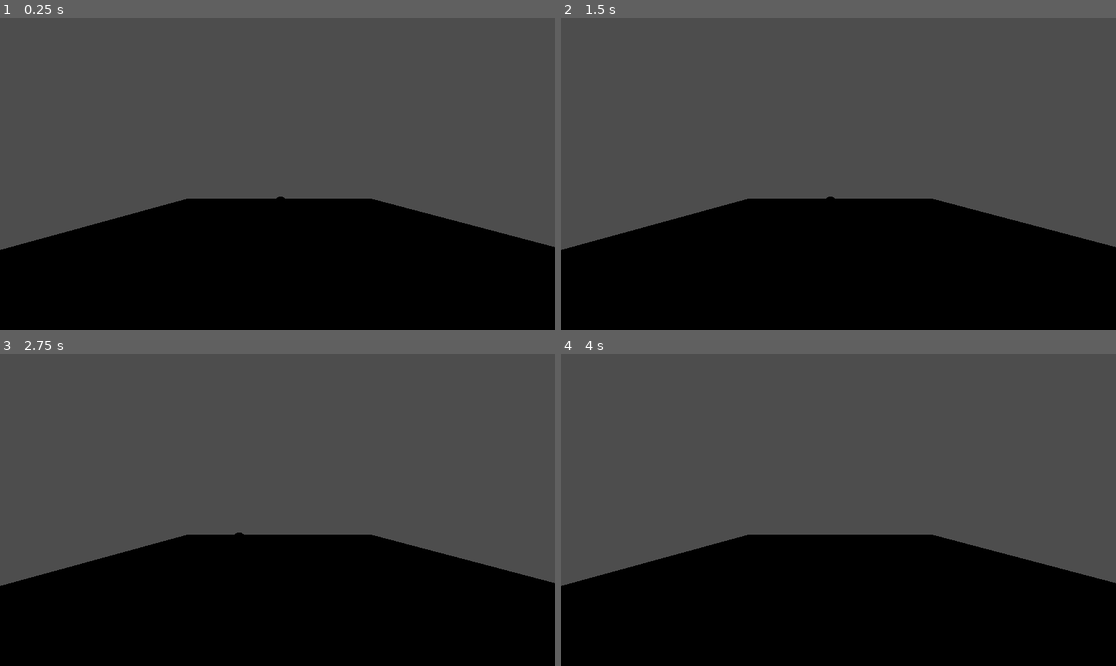
Above: before the commit, frames 1-4 (two rows, left to right).
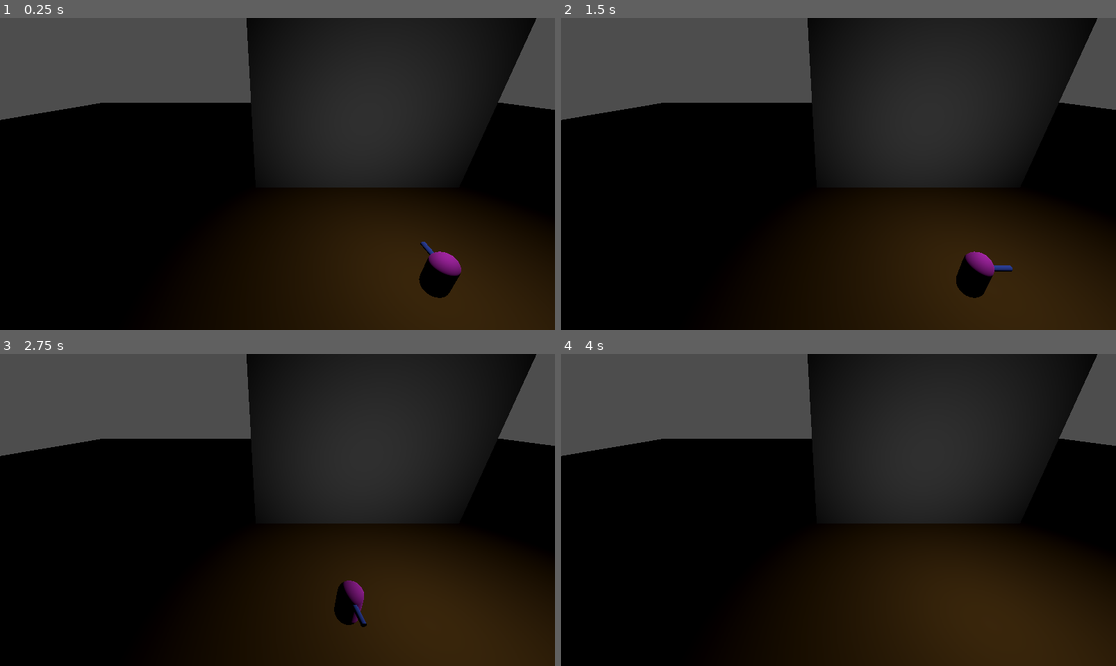
Above: after the commit, the same moments.

Repository: HuskyGameDev/2024f-team14
Game: Godot game, scene res://test_level.tscn
Two runs of this game, one before a commit and one after it. Both use one fixed random seed, a clock stepped at 60 frames per second and the inputs below. This scene is started directly instead of the project's main scene.
Inputs:
- Up to frame 1 (0.25 s): no input
- Up to frame 2 (1.5 s): tap Enter at 0.5 s; hold D (turn_right) 0.53-1.28 s; hold S (move_backwards) from 1.28 s (still down)
- Up to frame 3 (2.75 s): release S (move_backwards) at 2.03 s; hold D (turn_right) from 2.03 s (still down)
- Up to frame 4 (4 s): release D (turn_right) at 2.78 s; hold W (move_forwards) 2.78-3.53 s; tap Space at 3.5 s; hold A (turn_left) from 3.53 s (still down)

The runs differ from the first frame. In frame 1, 68% of the frame differs, in the area x 0-100%, y 0-100%; in frame 2, 68%; in frame 3, 68%; in frame 4, 68%.

Commit message:
cleaned up movement, added gravity, and working on test level

Diff:
--- a/houghton--outbreak/scripts/test_player.gd
+++ b/houghton--outbreak/scripts/test_player.gd
@@ -3,6 +3,7 @@
 const FORWARD_SPEED = 7.5
 const BACKWARD_SPEED = 5
 const TURNING_SPEED = 0.035
+const GRAVITY_CONSTANT = 100
 
 var input = Vector3.ZERO
 
@@ -10,34 +11,45 @@
 	pass
 
 func _physics_process(delta: float) -> void:
-	if Input.is_action_pressed("move_forwards") and Input.is_action_pressed("move_backards"):
+	character_movement(delta)
+
+func character_movement(delta: float):
+	if Input.is_action_pressed("move_forwards") and Input.is_action_pressed("move_backwards"):
 		velocity.x = 0
 		velocity.z = 0
+		velocity.y -= delta*GRAVITY_CONSTANT
 
 	elif Input.is_action_pressed("move_forwards"):
 		var forwardVector = -Vector3.FORWARD.rotated(Vector3.UP, rotation.y)
 		velocity = -forwardVector * FORWARD_SPEED
+		velocity.y -= delta*GRAVITY_CONSTANT
 
 	elif Input.is_action_pressed("move_backwards"):
 		var backwardVector = Vector3.FORWARD.rotated(Vector3.UP, rotation.y)
 		velocity = -backwardVector * BACKWARD_SPEED
+		velocity.y -= delta*GRAVITY_CONSTANT
 
 	else:
 		velocity.x = 0
 		velocity.z = 0
+		velocity.y -= delta*GRAVITY_CONSTANT
 
 	# If moving back while turning left, turn right
 	if Input.is_action_pressed("turn_left") and Input.is_action_pressed("move_backwards"):
 		rotation.y -= input.y + TURNING_SPEED
+		velocity.y -= delta*GRAVITY_CONSTANT
 
 	elif Input.is_action_pressed("turn_left"):
 		rotation.y += input.y + TURNING_SPEED
+		velocity.y -= delta*GRAVITY_CONSTANT
 
 	# If moving back while turning right, turn left
 	if Input.is_action_pressed("turn_right") and Input.is_action_pressed("move_backwards"):
 		rotation.y += input.y + TURNING_SPEED
+		velocity.y -= delta*GRAVITY_CONSTANT
 
 	elif Input.is_action_pressed("turn_right"):
 		rotation.y -= input.y + TURNING_SPEED
+		velocity.y -= delta*GRAVITY_CONSTANT
 
 	move_and_slide()
--- a/houghton--outbreak/test_level.tscn
+++ b/houghton--outbreak/test_level.tscn
@@ -1,31 +1,34 @@
-[gd_scene load_steps=5 format=3 uid="uid://dwpsls5jnk4qd"]
+[gd_scene load_steps=3 format=3 uid="uid://dwpsls5jnk4qd"]
 
 [ext_resource type="PackedScene" uid="uid://djmqij828p3ey" path="res://assets/test_player.tscn" id="1_w5piq"]
 
-[sub_resource type="BoxShape3D" id="BoxShape3D_uv3q2"]
-size = Vector3(30, 1, 30)
-
-[sub_resource type="StandardMaterial3D" id="StandardMaterial3D_tjx8p"]
-albedo_color = Color(0.686275, 0.286275, 0.211765, 1)
-
-[sub_resource type="BoxMesh" id="BoxMesh_e3fbp"]
-material = SubResource("StandardMaterial3D_tjx8p")
-size = Vector3(30, 1, 30)
+[sub_resource type="StandardMaterial3D" id="StandardMaterial3D_5jyhb"]
+albedo_color = Color(0.482939, 0.326935, 0.0905248, 1)
 
 [node name="test level" type="Node3D"]
-
-[node name="floor" type="StaticBody3D" parent="."]
-transform = Transform3D(1, 0, 0, 0, 1, 0, 0, 0, 1, 0, 0.5, 0)
-
-[node name="CollisionShape3D" type="CollisionShape3D" parent="floor"]
-shape = SubResource("BoxShape3D_uv3q2")
-
-[node name="MeshInstance3D" type="MeshInstance3D" parent="floor"]
-mesh = SubResource("BoxMesh_e3fbp")
-skeleton = NodePath("")
 
 [node name="test player" parent="." instance=ExtResource("1_w5piq")]
 transform = Transform3D(1, 0, 0, 0, 1, 0, 0, 0, 1, 0, 2, 0)
 
 [node name="Camera3D" type="Camera3D" parent="."]
-transform = Transform3D(1, 0, 0, 0, 1, 0, 0, 0, 1, -0.285045, 5.0273, 18.3548)
+transform = Transform3D(1, 0, 0, 0, 0.896053, 0.443947, 0, -0.443947, 0.896053, -6.28505, 9.0273, 5.3548)
+
+[node name="CSGCombiner3D" type="CSGCombiner3D" parent="."]
+use_collision = true
+
+[node name="floor" type="CSGBox3D" parent="CSGCombiner3D"]
+transform = Transform3D(1, 0, 0, 0, 1, 0, 0, 0, 1, 1, 0.5, 1.227)
+size = Vector3(121, 1, 121)
+material = SubResource("StandardMaterial3D_5jyhb")
+
+[node name="wall" type="CSGBox3D" parent="CSGCombiner3D"]
+transform = Transform3D(1, 0, 0, 0, 1, 0, 0, 0, 1, 0, 7, -9)
+size = Vector3(16, 12.3475, 1)
+
+[node name="wall2" type="CSGBox3D" parent="CSGCombiner3D"]
+transform = Transform3D(1, 0, 0, 0, 1, 0, 0, 0, 1, -1, 7, 9)
+size = Vector3(16, 12.3475, 1)
+
+[node name="OmniLight3D" type="OmniLight3D" parent="."]
+transform = Transform3D(1, 0, 0, 0, 1, 0, 0, 0, 1, 0, 6.07987, -0.0402107)
+omni_range = 14.5493
